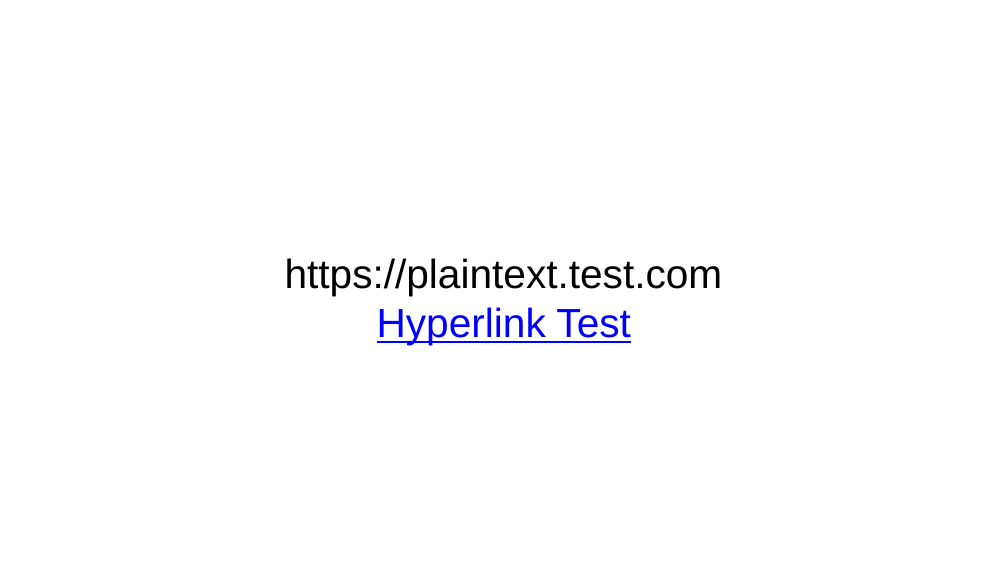
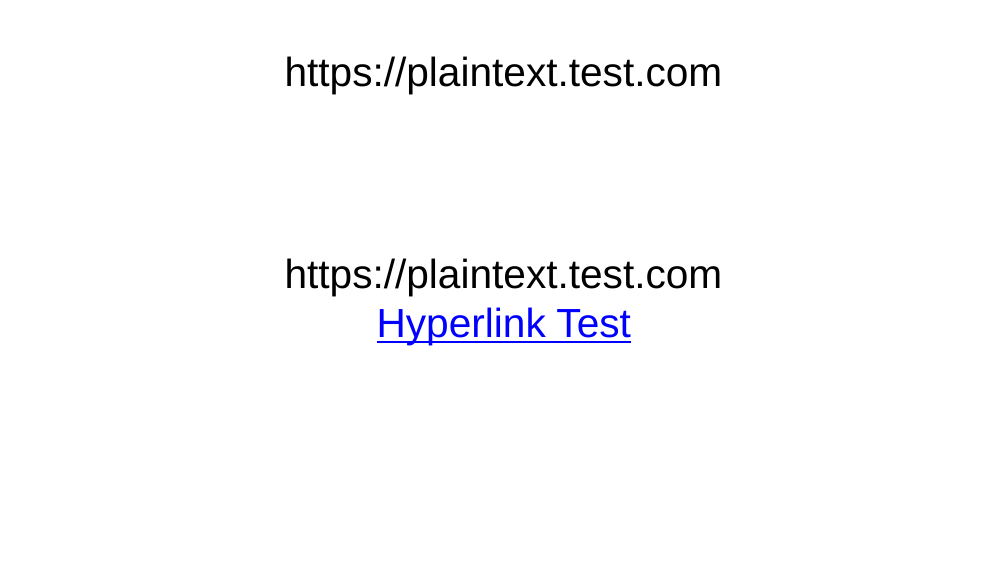
Before and after one commit to LukasPieger1/link_scraper, a slide deck: slide 1 of test_files/ooxml/pptx_test.pptx. Drawn at 1008x567 pixels with LibreOffice and Linux fonts; fonts in the diff are those of the drawing. Boxes give left, top, right and bottom in pixels: in the first picture for what was removed or moved away, otherwise in the second. Text is boxed around its words. In the diff, an @@ line names an element or a change of style, - is before the commit and + after.

```diff
--- a/test_files/ooxml/pptx_test.pptx
+++ b/test_files/ooxml/pptx_test.pptx
@@ title added at [285, 56, 723, 93], 32 pt, text #000000 @@
+https://plaintext.test.com
```
Also in this commit, not shown: 3 other files.
